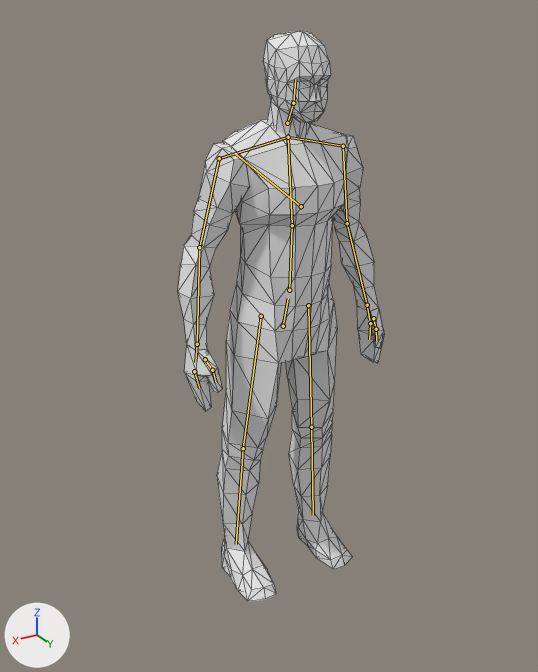
Before and after pictures for a commit that changed the glTF model assets/models/zombies/zombie_rig.glb.
The view is the same before and after, from a camera (50 mm lens) standing at (1.134, 1.812, 1.761) and looking at (0.067, 0.034, 0.872). Lighting does not change. The marker at lower left points along +X, +Y and +Z. The first picture is the older version. The bones that change, and the others that lie on the model, are drawn over the model as lines. Mesh edges are drawn as thin lines.

Names of what the first picture shows: 'Cuerpo'.
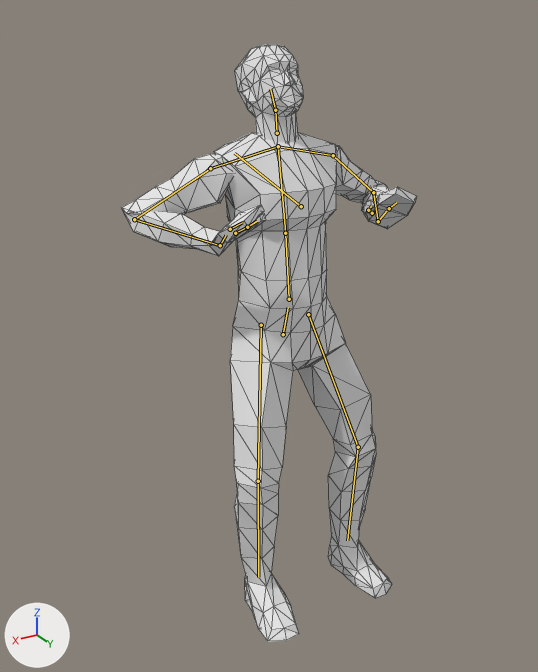
The newer file adds an action. The first version stands in its rest pose; the second is drawn at frame 7 of the action 'melee_hit_up'.

Location of each change, (x1, y1, x2, y2) in pixels of the pictures (538 x 672 px):
'Cuerpo', posed (43% wider)
    before: (178, 30, 384, 601)
    after: (122, 44, 417, 642)
bone 'pelvis', root to tip
    before: (283, 326) to (288, 298)
    after: (283, 334) to (288, 307)
bone 'spine', root to tip
    before: (289, 290) to (292, 225)
    after: (289, 299) to (285, 233)
bone 'chest', root to tip
    before: (292, 225) to (288, 137)
    after: (285, 233) to (278, 146)
bone 'neck', root to tip
    before: (287, 123) to (293, 103)
    after: (277, 133) to (275, 110)
bone 'head', root to tip
    before: (293, 103) to (295, 79)
    after: (275, 110) to (270, 89)
bone 'upper_arm_left', root to tip
    before: (343, 146) to (347, 223)
    after: (333, 155) to (373, 192)
bone 'forearm_left', root to tip
    before: (347, 223) to (367, 305)
    after: (373, 192) to (378, 221)
bone 'hand_left', root to tip
    before: (367, 305) to (369, 319)
    after: (378, 221) to (386, 211)
bone 'upper_arm_right', root to tip
    before: (219, 158) to (199, 247)
    after: (210, 168) to (134, 219)
bone 'forearm_right', root to tip
    before: (199, 247) to (197, 344)
    after: (134, 219) to (220, 245)
bone 'hand_right', root to tip
    before: (197, 344) to (195, 362)
    after: (220, 245) to (226, 235)
bone 'thigh_left', root to tip
    before: (308, 305) to (311, 427)
    after: (308, 314) to (358, 447)
bone 'shin.L', root to tip
    before: (311, 427) to (313, 515)
    after: (358, 447) to (347, 540)
bone 'thigh_right', root to tip
    before: (261, 316) to (243, 448)
    after: (261, 325) to (258, 481)
bone 'shin.R', root to tip
    before: (243, 448) to (236, 544)
    after: (258, 481) to (258, 577)

What the commit changed:
Bone 'pelvis' (bone_pelvis) moves from (0.0, 0.0, 0.0) to (0.0, -0.028, 0.007).
Bone 'spine' (bone_spine) turns from (0, 0, 0) to (-10, 0, 0) degrees about its own x, y and z.
Bone 'chest' (bone_chest) turns from (0, 0, 0) to (6, 0, 0) degrees about its own x, y and z.
Bone 'neck' (bone_neck) turns from (0, 0, 0) to (-28, 0, 0) degrees about its own x, y and z.
Bone 'head' (bone_head) turns from (0, 0, 0) to (-5, 0, 0) degrees about its own x, y and z.
Bone 'upper_arm_left' (bone_upper_arm_left) turns from (0, 0, 0) to (-6, 49, 38) degrees about its own x, y and z.
Bone 'forearm_left' (bone_forearm_left) turns from (0, 0, 0) to (85, -29, 44) degrees about its own x, y and z.
Bone 'hand_left' (bone_hand_left) turns from (0, 0, 0) to (10, 2, 59) degrees about its own x, y and z.
Bone 'upper_arm_right' (bone_upper_arm_right) turns from (0, 0, 0) to (-18, -51, -31) degrees about its own x, y and z.
Bone 'forearm_right' (bone_forearm_right) turns from (0, 0, 0) to (86, 31, -46) degrees about its own x, y and z.
Bone 'hand_right' (bone_hand_right) turns from (0, 0, 0) to (12, 0, -61) degrees about its own x, y and z.
Bone 'thigh_left' (bone_thigh_left) turns from (0, 0, 0) to (-27, -28, 6) degrees about its own x, y and z.
Bone 'shin.L' (bone_shin_l) turns from (0, 0, 0) to (30, 17, 11) degrees about its own x, y and z.
Bone 'thigh_right' (bone_thigh_right) turns from (0, 0, 0) to (-27, 28, -6) degrees about its own x, y and z.
Bone 'shin.R' (bone_shin_r) turns from (0, 0, 0) to (30, -17, -11) degrees about its own x, y and z.
